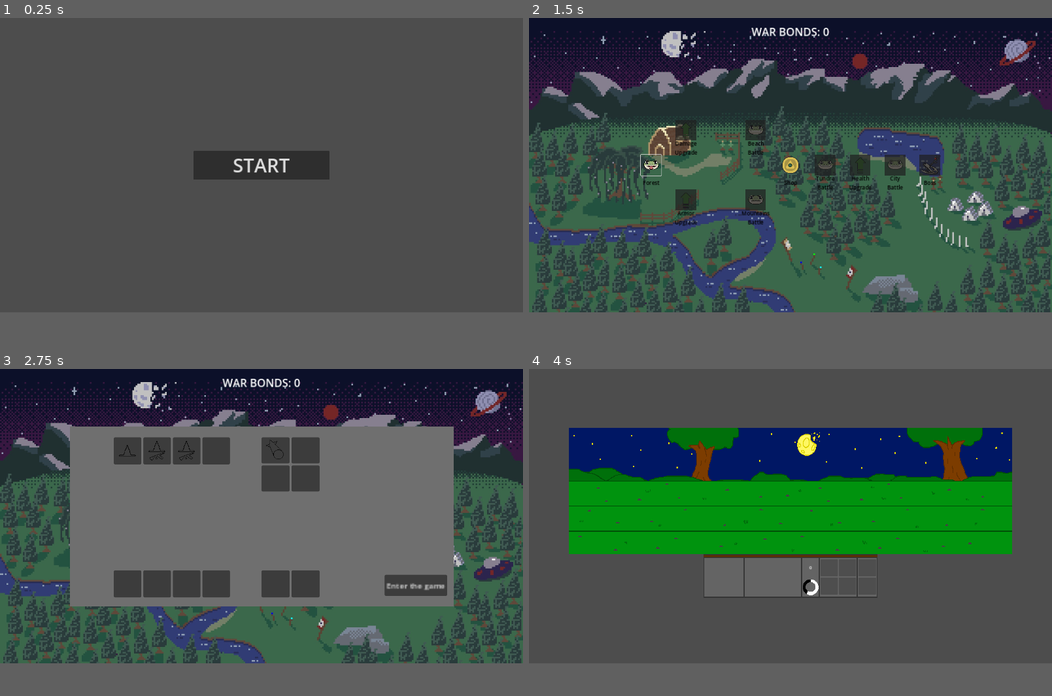
Above: before the commit, frames 1-4 (two rows, left to right).
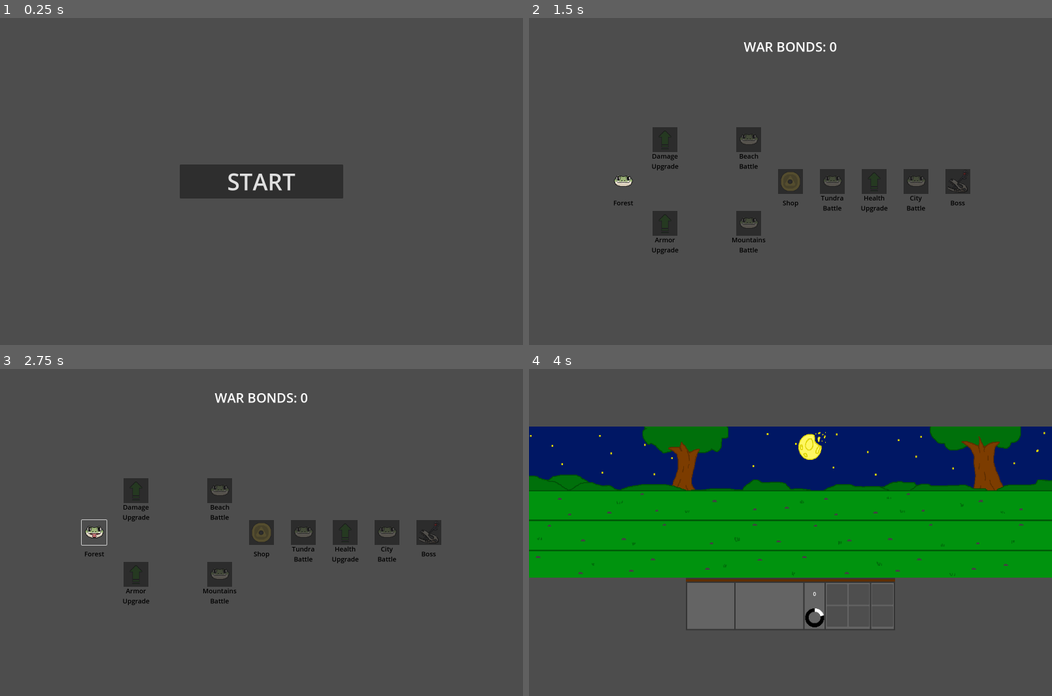
Above: after the commit, the same moments.

Repository: SammyCadian/wizards-who-hate-lizards
Game: Godot game, scene res://game.tscn
Two runs of this game, one before a commit and one after it. Both use one fixed random seed, a clock stepped at 60 frames per second and the inputs below. The engine's default icon, where the game draws it, is replaced by a stand-in: a white triangle on a blue panel in a dark square.
Inputs (mouse positions are in pixels of both pictures, inside the frame that each line leads up to):
- Up to frame 1 (0.25 s): no input
- Up to frame 2 (1.5 s): click "START" at 0.5 s; click (649, 165) at 1.27 s
- Up to frame 3 (2.75 s): click (94, 516) at 2.02 s
- Up to frame 4 (4 s): click (947, 584) at 2.75 s, where only the run before the commit has a clickable "Enter the game"; click (973, 591) at 3.5 s, where only the run after the commit has a clickable "Enter the game"
In our replay, the window is 800x450 before the commit and 800x500 after it. These sizes can differ from the game's own. Grey fills any space a smaller window leaves; there, only what the larger window draws over its background counts as a difference.

The runs differ from the first frame. In frame 1, 3.3% of the frame differs, in the area x 34-66%, y 40-56%; in frame 2, 79%, in the area x 0-100%, y 0-90%; in frame 3, 77%; in frame 4, 23%.

Commit message:
Revert "Merge branch 'main' of https://github.com/SammyCadian/wizards-who-hate-lizards"
This reverts commit 05ba7edd01981a7ce66675ec890308239bc0bdf6, reversing
changes made to cabd05b1bc1c4e97796cb5e54d593d3c36644a01.

Diff:
--- a/Scenes/Battle/battle_manager.gd
+++ b/Scenes/Battle/battle_manager.gd
@@ -39,7 +39,7 @@
 func playerWins():
 	# Update player variables
 	Global.ADD_WAR_BONDS(100)
-	get_parent().updateWarBonds()
+	get_parent().get_node("Map").get_node("WarBonds").text = "WAR BONDS: %s" % Global.PLAYER_WAR_BONDS
 	Global.BATTLES_WON += 1
 	Global.NODES_COMPLETED += 1
 
@@ -54,7 +54,6 @@
 	Global.PLAYER_WAR_BONDS = 0
 	Global.BATTLES_WON = 0
 	Global.NODES_COMPLETED = 0
-	Global.boughtItems = []
 
 	# Instantiate the Game Over UI
 	var gameOverInstance = gameOverScene.instantiate()
--- a/Scenes/UI/map.gd
+++ b/Scenes/UI/map.gd
@@ -18,7 +18,7 @@
 func _ready() -> void:
 	# The start, shop, and boss nodes are always the same
 	instMapNode("Forest", "Battle", $node0).enable() # The first node starts enabled
-	instMapNode("Shop", "Shop", $node3).enable()
+	instMapNode("Shop", "Shop", $node3)
 	instMapNode("Boss", "Boss", $node7)
 
 	# Randomize the rest of the map
@@ -72,9 +72,10 @@
 
 # Connected from the unit selection signal, load into battle with the selected units
 func loadBattle():
-	print(currUnitSelect.getUnits())
-	get_parent().get_node("BattleManager").startBattle(currUnitSelect.getUnits())
-	currUnitSelect.queue_free() # Free the unit selection
+	var unitSelect = get_node("unitSelect")
+	print(unitSelect.getUnits())
+	get_parent().get_node("BattleManager").startBattle(unitSelect.getUnits())
+	unitSelect.queue_free() # Free the unit selection
 
 # Signal connect for a map node being pressed
 func _map_node_selected():
@@ -86,10 +87,6 @@
 	if selectedMapNode.nodeType == "Battle":
 		handleBattleSelect()
 
-	# Switch into the shop
-	if selectedMapNode.nodeType == "Shop":
-		handleShopSelect()
-
 # Called when a selected node is a battle
 func handleBattleSelect():
 	selectedMapNode.get_node("Icon").frame = 1
@@ -97,10 +94,6 @@
 	await get_tree().create_timer(1.0).timeout # TODO find out why timer breaks unit select :(
 	get_tree().paused = false
 	currUnitSelect = unitSelectScene.instantiate()
+	currUnitSelect.name = "unitSelect" # Rename it in the tree
 	currUnitSelect.loadBattle.connect(loadBattle) # Connect the startGame signal
 	add_child(currUnitSelect)
-
-# Called when a selected node is a shop
-func handleShopSelect():
-	get_parent().loadScene("res://Scenes/UI/shop.tscn")
-	get_parent().showWarBonds()
--- a/Scenes/UI/map.tscn
+++ b/Scenes/UI/map.tscn
@@ -1,7 +1,7 @@
 [gd_scene load_steps=3 format=3 uid="uid://dsl6gtr1e6wls"]
 
+[ext_resource type="Texture2D" uid="uid://1hyfmby6yd5s" path="res://icon.svg" id="1_k3vwj"]
 [ext_resource type="Script" path="res://Scenes/UI/map.gd" id="1_yijh4"]
-[ext_resource type="Texture2D" uid="uid://ddngoex8hpksj" path="res://Sprites/UI/NodeMapBackground.png" id="2_2hlxw"]
 
 [node name="Map" type="Node2D"]
 script = ExtResource("1_yijh4")
@@ -9,7 +9,9 @@
 [node name="Camera2D" type="Camera2D" parent="."]
 
 [node name="Background" type="Sprite2D" parent="."]
-texture = ExtResource("2_2hlxw")
+visible = false
+scale = Vector2(10, 6)
+texture = ExtResource("1_k3vwj")
 
 [node name="node0" type="Marker2D" parent="."]
 position = Vector2(-512, 0)
@@ -39,3 +41,14 @@
 
 [node name="node7" type="Marker2D" parent="."]
 position = Vector2(512, 0)
+
+[node name="WarBonds" type="Label" parent="."]
+offset_left = -168.0
+offset_top = -488.0
+offset_right = 168.0
+offset_bottom = -336.0
+theme_override_font_sizes/font_size = 40
+text = "WAR BONDS: 0"
+horizontal_alignment = 1
+vertical_alignment = 1
+autowrap_mode = 2
--- a/Scenes/UI/shop.gd
+++ /dev/null
@@ -1,63 +0,0 @@
-extends Control
-
-# Preload nodes for instantation
-var shopItemScene = preload("res://Scenes/UI/shop_item.tscn")
-
-@export var selectedItem =  null # Track the currently selected item
-
-# Store all possible shop items in an array
-var shopItems = ["Missle", "Fireball Rain", "PLACEHOLDER3", "PLACEHOLDER4"]
-
-func _ready() -> void:
-	# Get each item properties and instantiate them in the shop
-	for i in range(0, 4):
-		# Get the items properties
-		var itemName = shopItems[i]
-		var itemMarker = get_node("item" + str(i + 1))
-		var boughtFlag = Global.boughtItems.has(itemName)
-
-		instShopItem(itemName, itemMarker, boughtFlag)
-
-func instShopItem(name, itemMarker : Marker2D, boughtFlag : bool) -> Control:
-	var shopItemInstance = shopItemScene.instantiate()
-	shopItemInstance.name = name # Name the ability for future reference
-	shopItemInstance.get_node("Name").text = name # Set the ability name
-	shopItemInstance.get_node("Cost").text = "$100" # Set the ability name
-	# shopItemInstance.get_node("Icon").texture = name # Set the icon based on the name
-
-	shopItemInstance.get_node("Button").pressed.connect(_shop_item_selected) # Connect the pressed signal
-	itemMarker.add_child(shopItemInstance) # Add it to the map
-
-	# Enable the item if it wasn't bought already
-	if !boughtFlag:
-		shopItemInstance.enable()
-
-	return shopItemInstance
-
-# Signal connect for a shop item being pressed
-func _shop_item_selected():
-	$BuyButton.disabled = false
-
-# Buy an item in the shop
-func buyItem():
-	# Buy the item if able
-	if (Global.PLAYER_WAR_BONDS >= 100 && selectedItem != null):
-		print(selectedItem.name + " purchased!")
-
-		# Update player variables
-		Global.PLAYER_WAR_BONDS -= 100
-		Global.boughtItems.append(selectedItem.name)
-
-		# Clear the item selection
-		selectedItem.disable()
-		$BuyButton.disabled = true
-		selectedItem = null
-		get_parent().updateWarBonds()
-	else:
-		print("Cannot buy " + selectedItem.name + "!")
-
-func _on_map_button_pressed() -> void:
-	get_parent().loadMap()
-
-func _on_buy_button_pressed() -> void:
-	buyItem()
--- a/Scenes/UI/shop.tscn
+++ /dev/null
@@ -1,47 +0,0 @@
-[gd_scene load_steps=3 format=3 uid="uid://sp2tq3ngw4d0"]
-
-[ext_resource type="Script" path="res://Scenes/UI/shop.gd" id="1_oa8wu"]
-[ext_resource type="Texture2D" uid="uid://1hyfmby6yd5s" path="res://icon.svg" id="1_v8tif"]
-
-[node name="Shop" type="Control"]
-layout_mode = 3
-anchors_preset = 0
-script = ExtResource("1_oa8wu")
-
-[node name="Background" type="Sprite2D" parent="."]
-scale = Vector2(9.875, 6.625)
-texture = ExtResource("1_v8tif")
-
-[node name="item1" type="Marker2D" parent="."]
-position = Vector2(128, -224)
-
-[node name="item2" type="Marker2D" parent="."]
-position = Vector2(384, -224)
-
-[node name="item3" type="Marker2D" parent="."]
-position = Vector2(128, -56)
-
-[node name="item4" type="Marker2D" parent="."]
-position = Vector2(384, -56)
-
-[node name="MapButton" type="Button" parent="."]
-layout_mode = 0
-offset_left = -136.0
-offset_top = 344.0
-offset_right = 136.0
-offset_bottom = 397.0
-theme_override_font_sizes/font_size = 25
-text = "Return to Map"
-
-[node name="BuyButton" type="Button" parent="."]
-layout_mode = 0
-offset_left = 160.0
-offset_top = 96.0
-offset_right = 352.0
-offset_bottom = 288.0
-theme_override_font_sizes/font_size = 70
-disabled = true
-text = "BUY"
-
-[connection signal="pressed" from="MapButton" to="." method="_on_map_button_pressed"]
-[connection signal="pressed" from="BuyButton" to="." method="_on_buy_button_pressed"]
--- a/Scenes/UI/shop_item.gd
+++ /dev/null
@@ -1,18 +0,0 @@
-extends Control
-
-func _ready() -> void:
-	disable()
-
-func _on_button_pressed() -> void:
-	get_parent().get_parent().selectedItem = self
-	print(name + " ability selected!")
-
-func disable():
-	$BoughtCover.show()
-	$Button.hide()
-	$Button.disabled = true
-
-func enable():
-	$BoughtCover.hide()
-	$Button.show()
-	$Button.disabled = false
--- a/Scenes/UI/shop_item.tscn
+++ /dev/null
@@ -1,75 +0,0 @@
-[gd_scene load_steps=3 format=3 uid="uid://cfsaj53c7y4gw"]
-
-[ext_resource type="Texture2D" uid="uid://1hyfmby6yd5s" path="res://icon.svg" id="1_cqnop"]
-[ext_resource type="Script" path="res://Scenes/UI/shop_item.gd" id="1_hmbaq"]
-
-[node name="Shop Item" type="Control"]
-layout_mode = 3
-anchors_preset = 15
-anchor_right = 1.0
-anchor_bottom = 1.0
-grow_horizontal = 2
-grow_vertical = 2
-script = ExtResource("1_hmbaq")
-
-[node name="Icon" type="Sprite2D" parent="."]
-position = Vector2(1.90735e-06, 1.90735e-06)
-scale = Vector2(0.59375, 0.59375)
-texture = ExtResource("1_cqnop")
-
-[node name="Name" type="Label" parent="."]
-layout_mode = 1
-anchors_preset = -1
-offset_left = -60.0
-offset_top = -76.0
-offset_right = 60.0
-offset_bottom = -31.0
-grow_horizontal = 2
-grow_vertical = 2
-theme_override_colors/font_color = Color(0, 0, 0, 1)
-theme_override_font_sizes/font_size = 20
-text = "NAME"
-horizontal_alignment = 1
-vertical_alignment = 1
-autowrap_mode = 2
-
-[node name="Cost" type="Label" parent="."]
-layout_mode = 1
-anchors_preset = -1
-offset_left = -37.0
-offset_top = 32.0
-offset_right = 37.0
-offset_bottom = 77.0
-grow_horizontal = 2
-grow_vertical = 2
-theme_override_colors/font_color = Color(0, 0, 0, 1)
-theme_override_font_sizes/font_size = 20
-text = "COST"
-horizontal_alignment = 1
-vertical_alignment = 1
-autowrap_mode = 2
-
-[node name="BoughtCover" type="ColorRect" parent="."]
-visible = false
-layout_mode = 1
-anchors_preset = -1
-offset_left = -38.0
-offset_top = -38.0
-offset_right = 38.0
-offset_bottom = 38.0
-grow_horizontal = 2
-grow_vertical = 2
-color = Color(0.121569, 0.121569, 0.121569, 0.709804)
-
-[node name="Button" type="Button" parent="."]
-layout_mode = 1
-anchors_preset = -1
-offset_left = -38.0
-offset_top = -38.0
-offset_right = 38.0
-offset_bottom = 38.0
-grow_horizontal = 2
-grow_vertical = 2
-flat = true
-
-[connection signal="pressed" from="Button" to="." method="_on_button_pressed"]
--- a/game.gd
+++ b/game.gd
@@ -18,7 +18,7 @@
 
 # Switch and load scenes
 # Returns the newly loaded scene if caller needs it (as seen in Battle Manager)
-func loadScene(path : String) -> Node:
+func loadScene(path : String) -> Node2D:
 	# Clear old scene and hide the map
 	clearScene()
 	unloadMap()
@@ -37,12 +37,9 @@
 
 func loadMap():
 	clearScene()
-	updateWarBonds()
-	showWarBonds()
 	map.show()
 
 func unloadMap():
-	hideWarBonds()
 	map.hide()
 
 func restartGame():
@@ -52,12 +49,3 @@
 
 	# Go back to the start menu
 	loadStart()
-
-func showWarBonds():
-	$WarBonds.show()
-
-func hideWarBonds():
-	$WarBonds.hide()
-
-func updateWarBonds():
-	$WarBonds.text = "WAR BONDS: %s" % Global.PLAYER_WAR_BONDS
--- a/game.tscn
+++ b/game.tscn
@@ -7,16 +7,3 @@
 script = ExtResource("1_7jktm")
 
 [node name="BattleManager" parent="." instance=ExtResource("1_80nbo")]
-
-[node name="WarBonds" type="Label" parent="."]
-visible = false
-z_index = 10
-offset_left = -312.0
-offset_top = -548.0
-offset_right = 312.0
-offset_bottom = -432.0
-theme_override_font_sizes/font_size = 40
-text = "WAR BONDS: 0"
-horizontal_alignment = 1
-vertical_alignment = 1
-autowrap_mode = 2
--- a/global.gd
+++ b/global.gd
@@ -1,7 +1,4 @@
 extends Node
-
-# Global array to track purchased shop items
-var boughtItems = []
 
 # Global variable to track the player's reward from battle
 var PLAYER_WAR_BONDS = 0
--- a/project.godot
+++ b/project.godot
@@ -21,9 +21,8 @@
 
 [display]
 
-window/size/viewport_width=1920
-window/size/viewport_height=1080
-window/stretch/mode="canvas_items"
+window/size/viewport_width=1600
+window/size/viewport_height=1000
 
 [input]
 
Binary file removed: Sprites/UI/NodeMapBackground.png
Not shown, removed: Sprites/UI/NodeMapBackground.png.import
